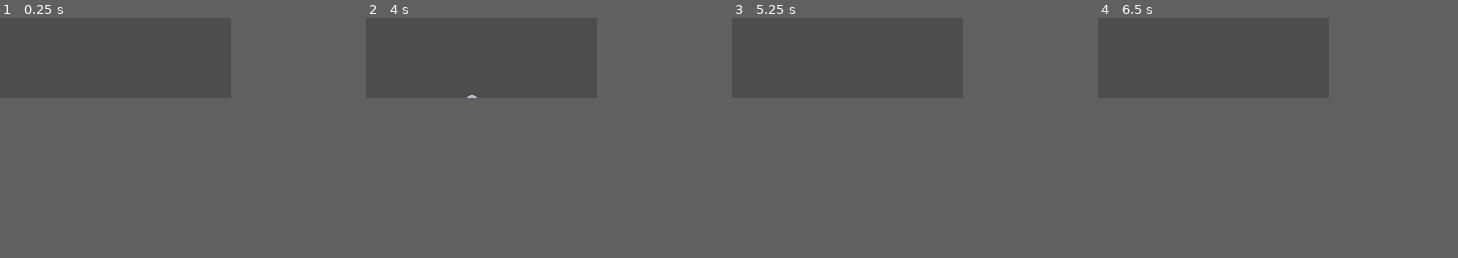
Above: before the commit, frames 1-4 (left to right).
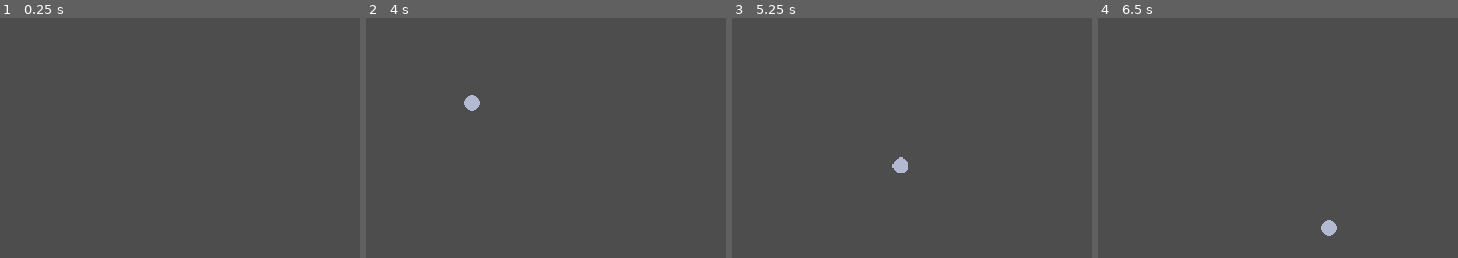
Above: after the commit, the same moments.

Repository: ShrimpCatDev/blockly
Game: Godot game, scene res://scenes/main.tscn
Same seed, same stepped clock (60 frames per second), same inputs: the game is played once before the commit and once after it.
Inputs (mouse positions are % of the whole screen's width and height, from its top left):
- Up to frame 1 (0.25 s): no input
- Up to frame 2 (4 s): tap Enter at 0.5 s; move the mouse to (48, 30) at 0.52 s; hold Right 0.53-1.28 s; tap Alt at 0.6, 2.1, 3.6 s; click (48, 30) at 0.67 s; move the mouse to (20, 37) at 1.27 s; hold Down 1.28-2.03 s; tap Shift at 1.35, 2.85 s; move the mouse to (40, 19) at 2.02 s; hold Right 2.03-2.78 s; move the mouse to (30, 47) at 2.77 s; hold Up 2.78-3.53 s; click (30, 47) at 2.92 s; move the mouse to (53, 43) at 3.52 s; hold Left from 3.53 s (still down)
- Up to frame 3 (5.25 s): move the mouse to (13, 23) at 4.27 s; tap Shift at 4.35 s; move the mouse to (37, 33) at 5.02 s; release Left at 5.03 s; hold Down from 5.03 s (still down); tap Alt at 5.1 s; click (37, 33) at 5.17 s
- Up to frame 4 (6.5 s): move the mouse to (23, 17) at 5.77 s; release Down at 5.78 s; hold Right from 5.78 s (still down); tap Shift at 5.85 s
The pictures show only the part of the screen within x 35-85%, y 50-100%; the shares and areas given below are measured in that part.
In our replay, the window is 480x320 before the commit and 720x480 after it. These sizes can differ from the game's own. Grey fills any space a smaller window leaves; there, only what the larger window draws over its background counts as a difference.

The runs differ from the first frame. In frame 1, only the window size differs. In frame 2, 0.2% of the frame differs, in the area x 27-32%, y 33-39%; in frame 3, 0.2%, in the area x 44-49%, y 57-65%; in frame 4, 0.2%.

Commit message:
Viewsize increase

Diff:
--- a/project.godot
+++ b/project.godot
@@ -17,10 +17,11 @@
 
 [display]
 
-window/size/viewport_width=480
-window/size/viewport_height=320
+window/size/viewport_width=720
+window/size/viewport_height=480
 window/stretch/mode="viewport"
 window/stretch/aspect="expand"
+window/stretch/scale_mode="integer"
 
 [physics]
 
